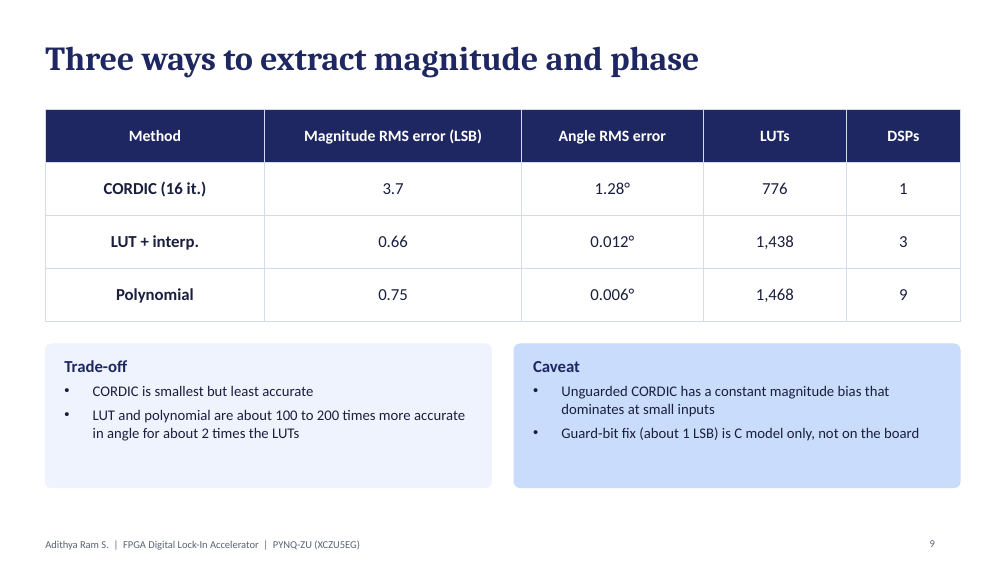
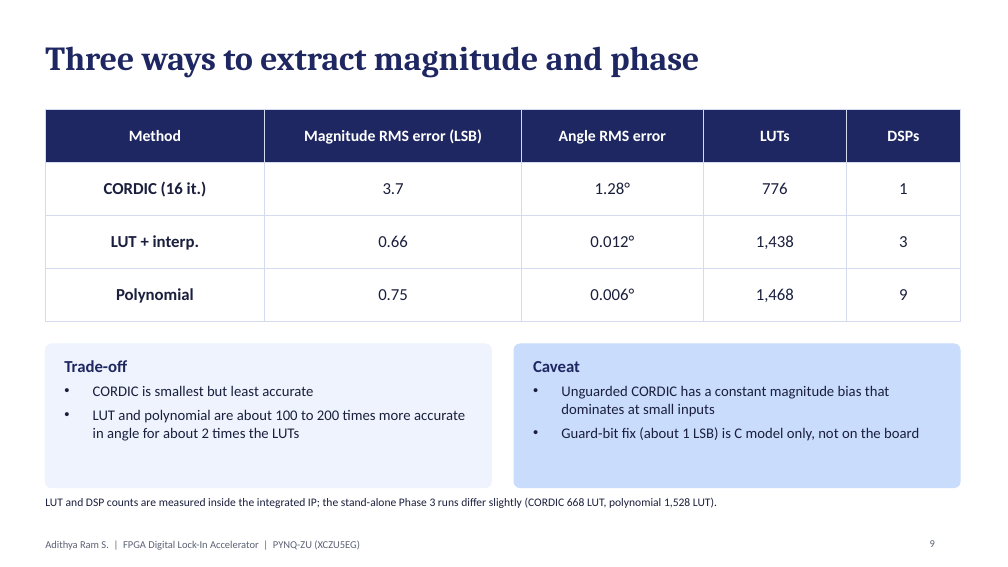
Before and after one commit to Adk-157/lockin-fpga-accelerator, a slide deck: slide 9 of docs/lockin_final.pptx. Drawn at 1008x567 pixels with LibreOffice and Linux fonts; fonts in the diff are those of the drawing. Boxes give left, top, right and bottom in pixels: in the first picture for what was removed or moved away, otherwise in the second. Text is boxed around its words. In the diff, an @@ line names an element or a change of style, - is before the commit and + after.

```diff
--- a/docs/lockin_final.pptx
+++ b/docs/lockin_final.pptx
@@ text added at (45, 497, 717, 508), 11 pt, text #1A1F3D @@
+LUT and DSP counts are measured inside the integrated IP; the stand-alone Phase 3 runs differ slightly (CORDIC 668 LUT, polynomial 1,528 LUT).
```
Also in this commit, not shown: 1 other slide changed, 22 other files.
